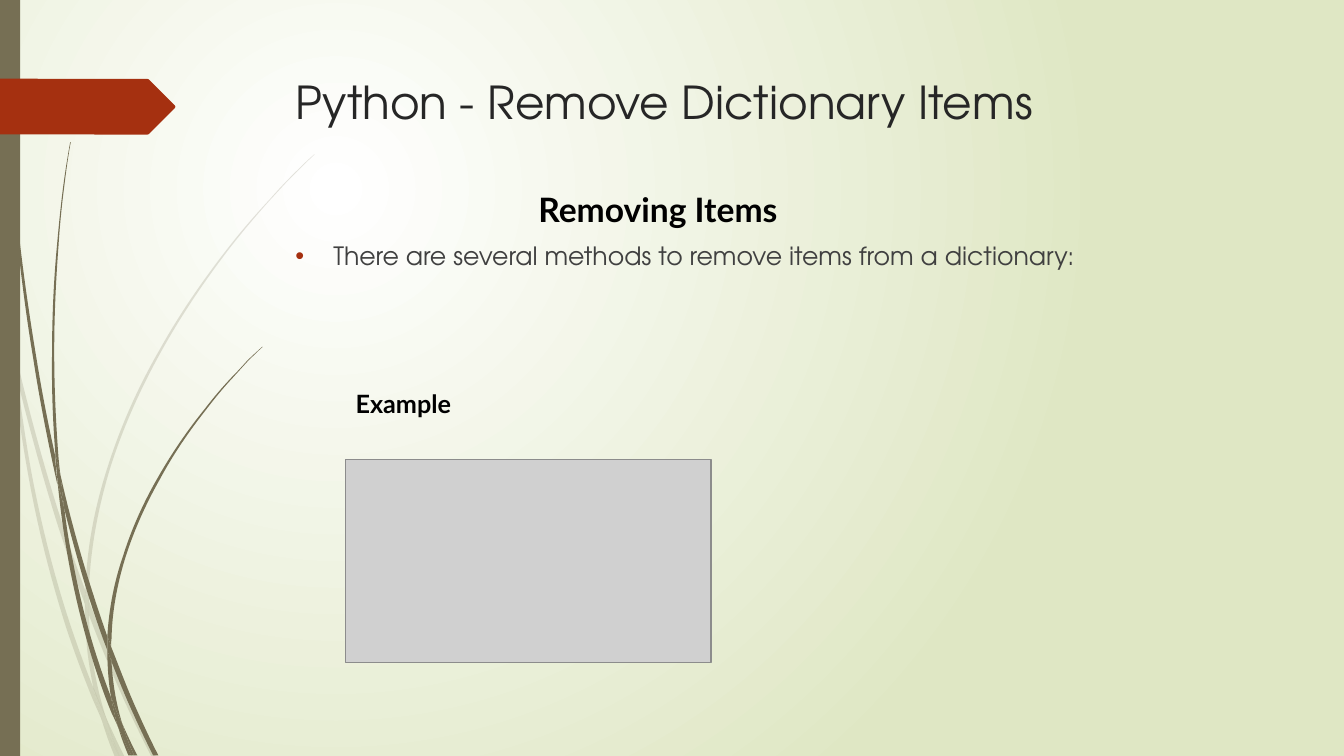
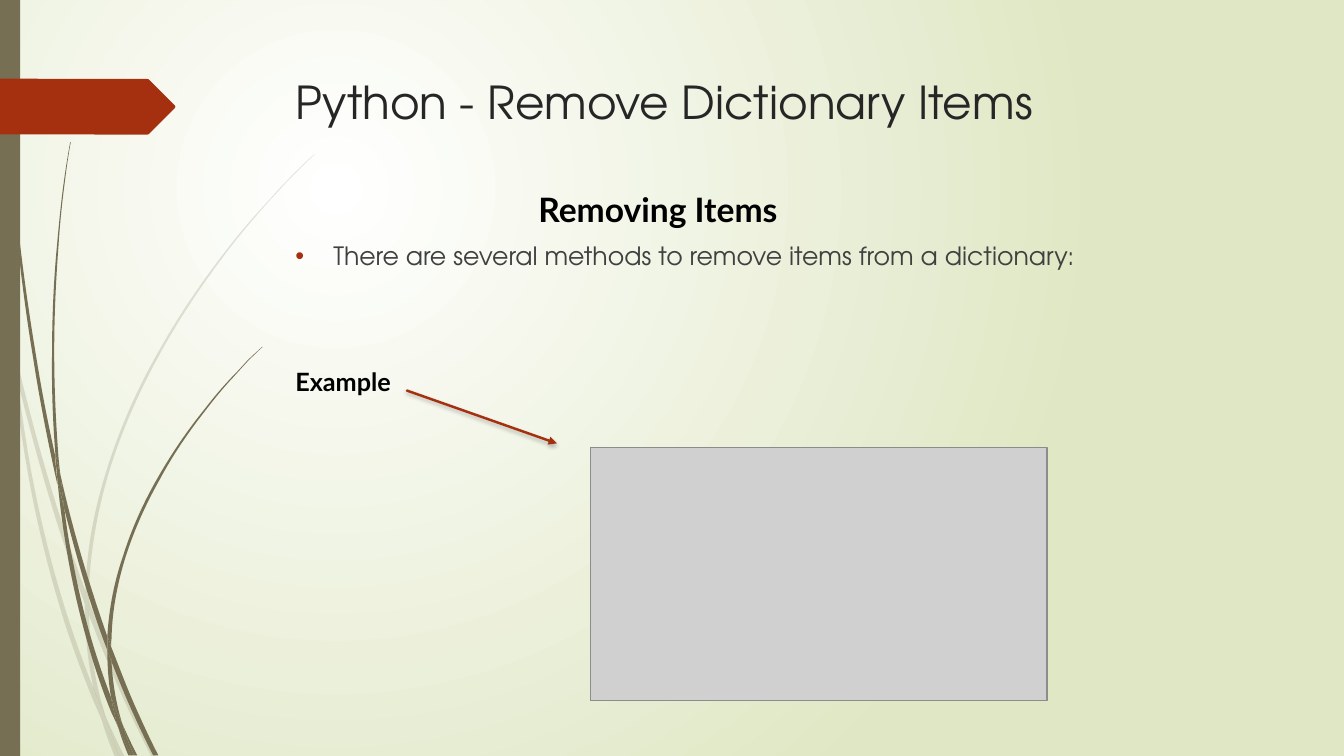
Before and after one commit to reesenacario/cs2022, a slide deck: slide 5 of 4110E240MyjournalinPython.pptx. Drawn at 1344x756 pixels with LibreOffice and Linux fonts; fonts in the diff are those of the drawing; grey boxes stand for pictures. Boxes give left, top, right and bottom in pixels: in the first picture for what was removed or moved away, otherwise in the second. Text is boxed around its words. In the diff, an @@ line names an element or a change of style, - is before the commit and + after.

```diff
--- a/4110E240MyjournalinPython.pptx
+++ b/4110E240MyjournalinPython.pptx
@@ text "Example": place and size @@
-text "Example" at [356, 394, 452, 418]
+text "Example" at [295, 372, 391, 395]
@@ arrow added from (407, 391) to (558, 444), #A53010 1.75 pt @@
@@ picture: place and size @@
-picture at [346, 460, 711, 662]
+picture at [590, 448, 1047, 701]
```
Also in this commit, not shown: 7 other slides changed, 89 slides added, 1 slide removed.
